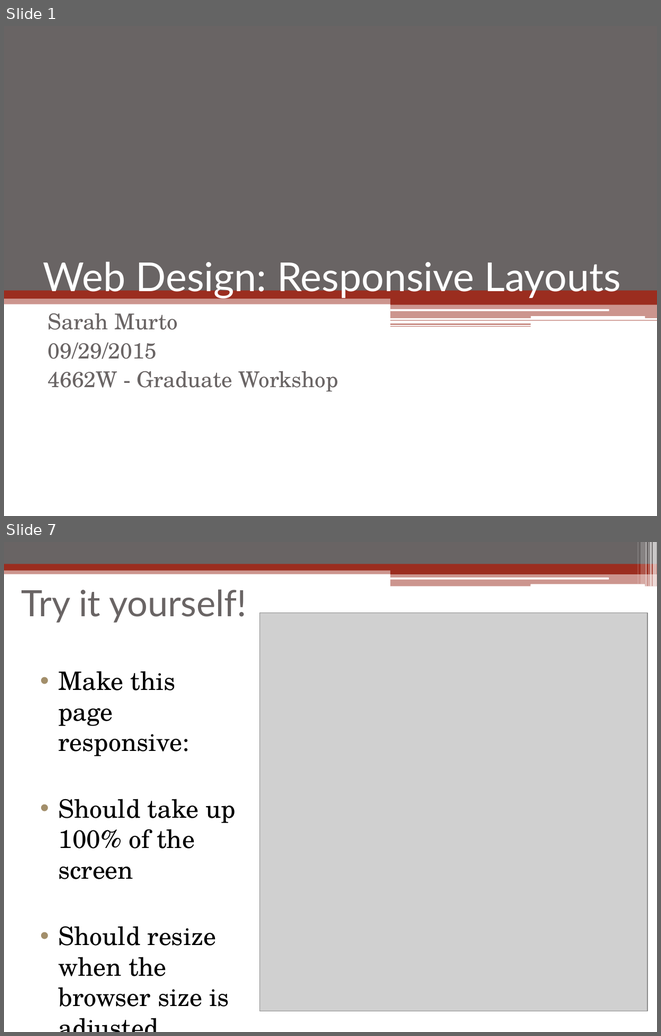
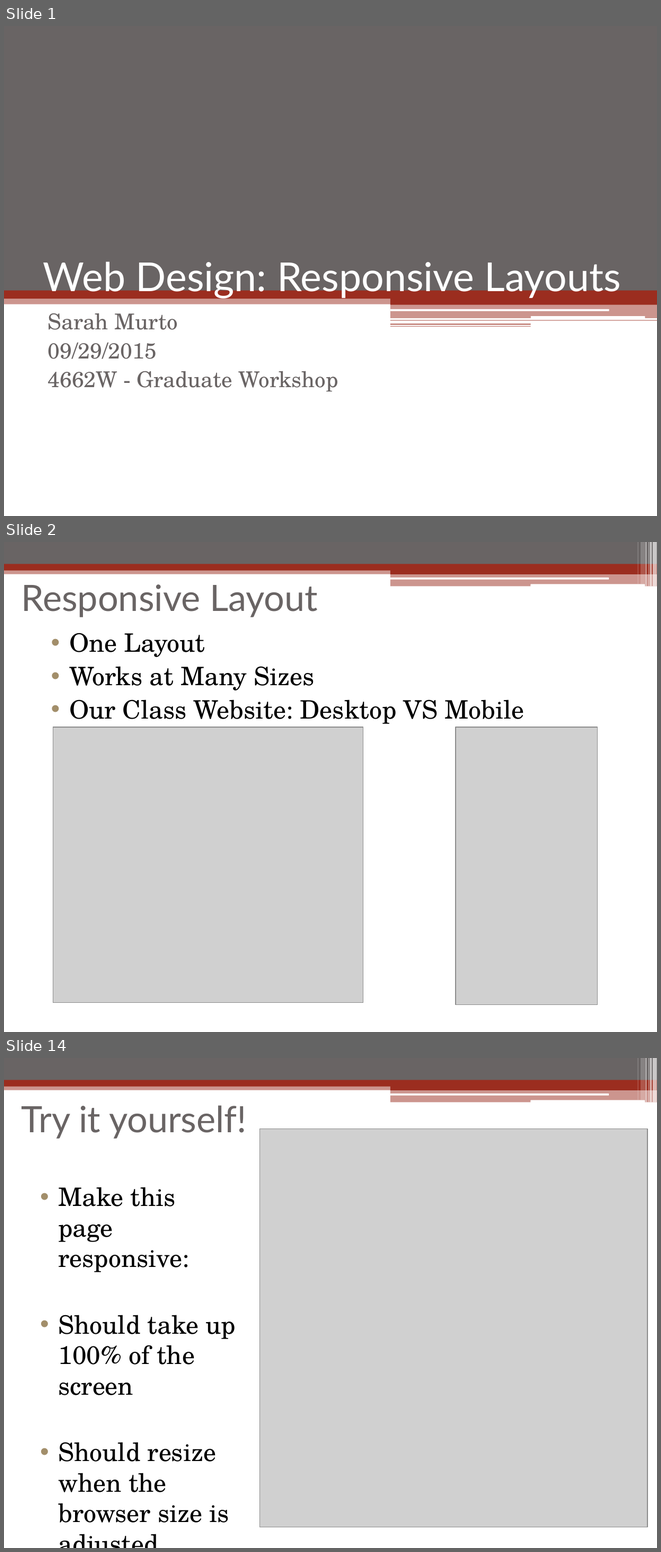
Before and after one commit to linuxbo/WriteDigTech, a slide deck: Workshop/Workshop_Sarah_Murto.pptx. Shown one above the other, each under a label of ours: slides 1 and 7 before the commit, slides 1, 2 and 14 after it; the slides between them are not shown. The pictures are 661x1036 and 661x1552 pixels, drawn with LibreOffice and Linux fonts; fonts in the diff are those of the drawing; grey boxes stand for pictures. Boxes give left, top, right and bottom in pixels: in the first picture for what was removed or moved away, otherwise in the second. Text is boxed around its words. In the diff, an @@ line names an element or a change of style, - is before the commit and + after.

```diff
--- a/Workshop/Workshop_Sarah_Murto.pptx
+++ b/Workshop/Workshop_Sarah_Murto.pptx
@@ slide 2 added at <box>4,542,657,1032</box>, background #FFFFFF; not listed: 13 template elements that a slide beside it also shows @@
@@ title added at <box>21,584,318,617</box>, 40 pt, text #696464 @@
+Responsive Layout
@@ text added at <box>69,633,524,724</box>, 28 pt, text #000000 @@
+• One Layout
+• Works at Many Sizes
+• Our Class Website: Desktop VS Mobile
@@ picture added at <box>53,727,363,1003</box> @@
@@ picture added at <box>456,727,598,1004</box> @@
@@ what was slide 7 is now slide 14 @@
```
Also in this commit, not shown: 5 slides changed, 10 other slides added, 5 slides removed, 1 other file.
